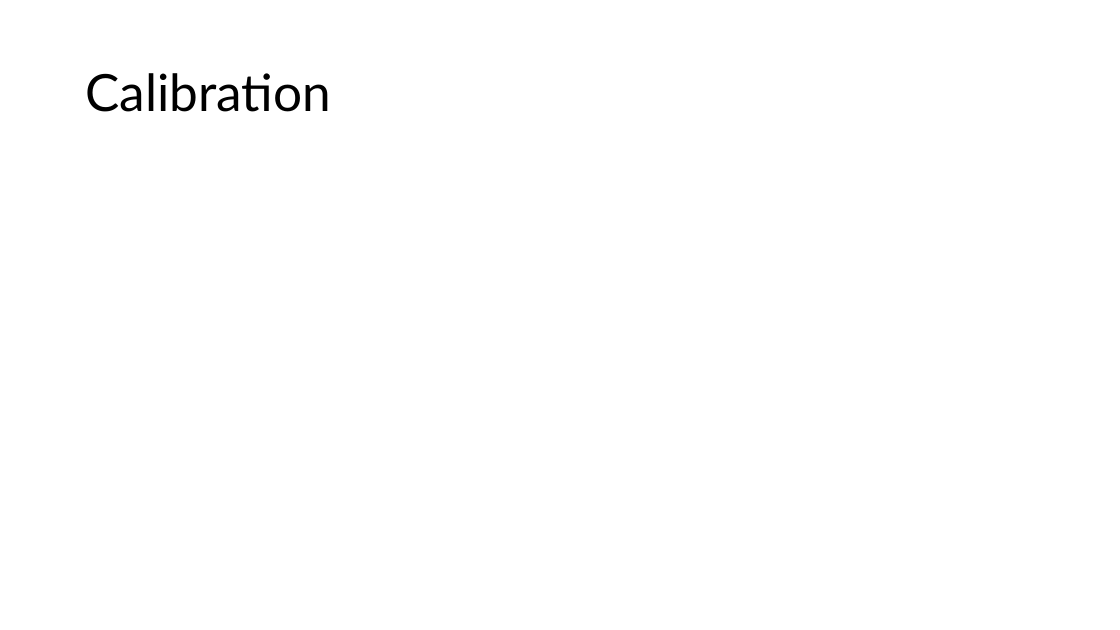
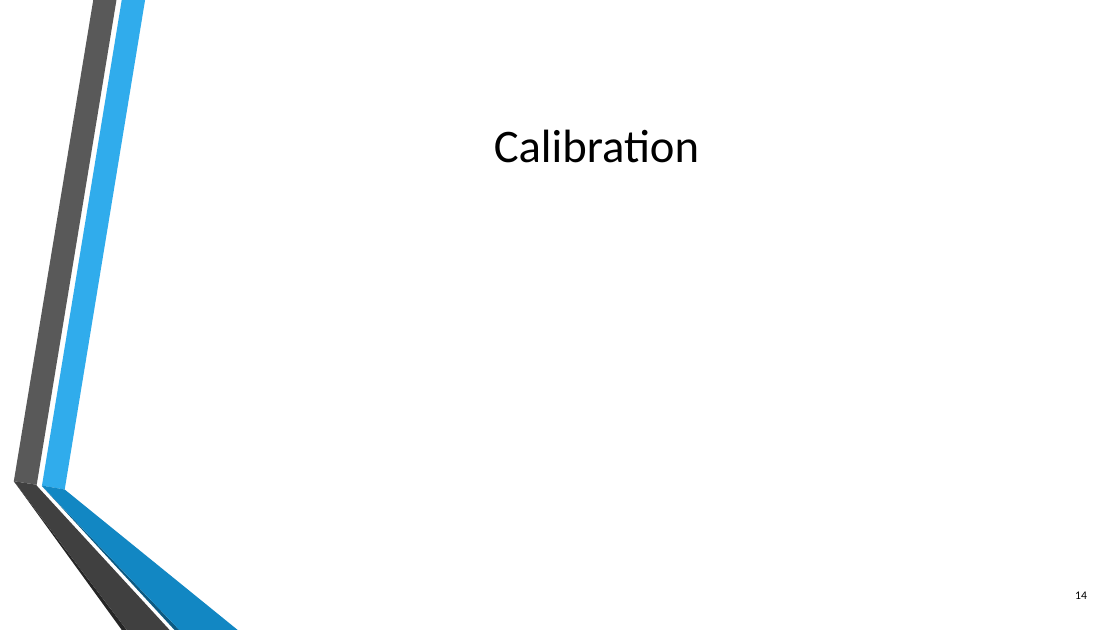
Before and after one commit to kstone3/Senior-Thesis, a slide deck: slide 14 of Thesis/thesis_defense.pptx (slide 13 before the commit). Drawn at 1120x630 pixels with LibreOffice and Linux fonts; fonts in the diff are those of the drawing; grey boxes stand for pictures; background and template pictures are left out. Boxes give left, top, right and bottom in pixels: in the first picture for what was removed or moved away, otherwise in the second. Text is boxed around its words. In the diff, an @@ line names an element or a change of style, - is before the commit and + after.

```diff
--- a/Thesis/thesis_defense.pptx
+++ b/Thesis/thesis_defense.pptx
@@ title "Calibration": place and size @@
-title "Calibration" at <box>85,73,331,112</box>
+title "Calibration" at <box>494,129,699,163</box>
@@ title "Calibration" at <box>494,129,699,163</box>: size 44 to 40 pt, font Lato to Calibri; alignment left to centre; line spacing 0.9 to 1 @@
@@ group added at <box>13,0,238,630</box>: 6 freeform shapes @@
@@ page number added at <box>1075,591,1087,599</box>, 10 pt, text #000000 @@
+14
```
Also in this commit, not shown: 12 other slides changed, 14 slides added, 4 slides removed, 16 other files.
